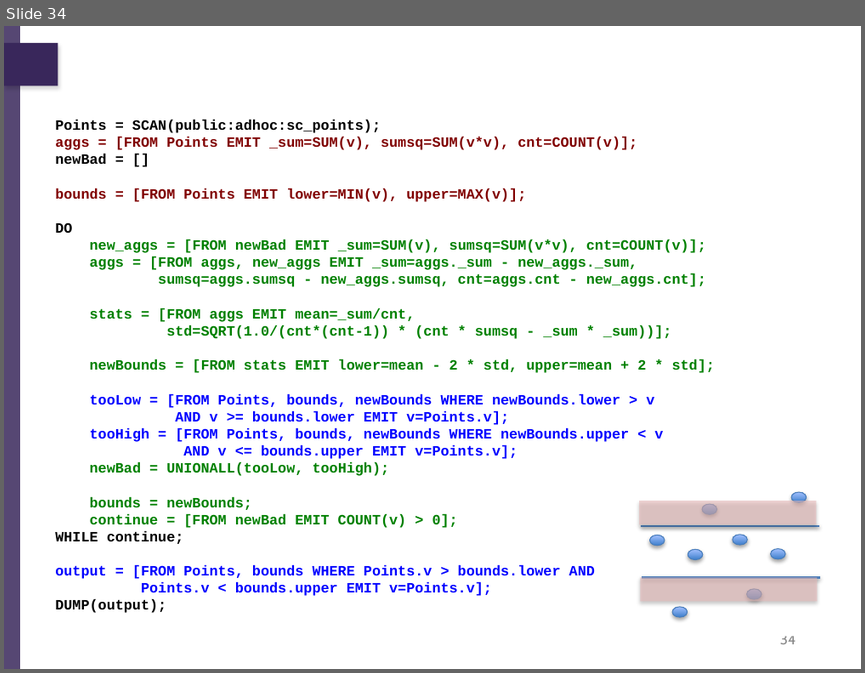
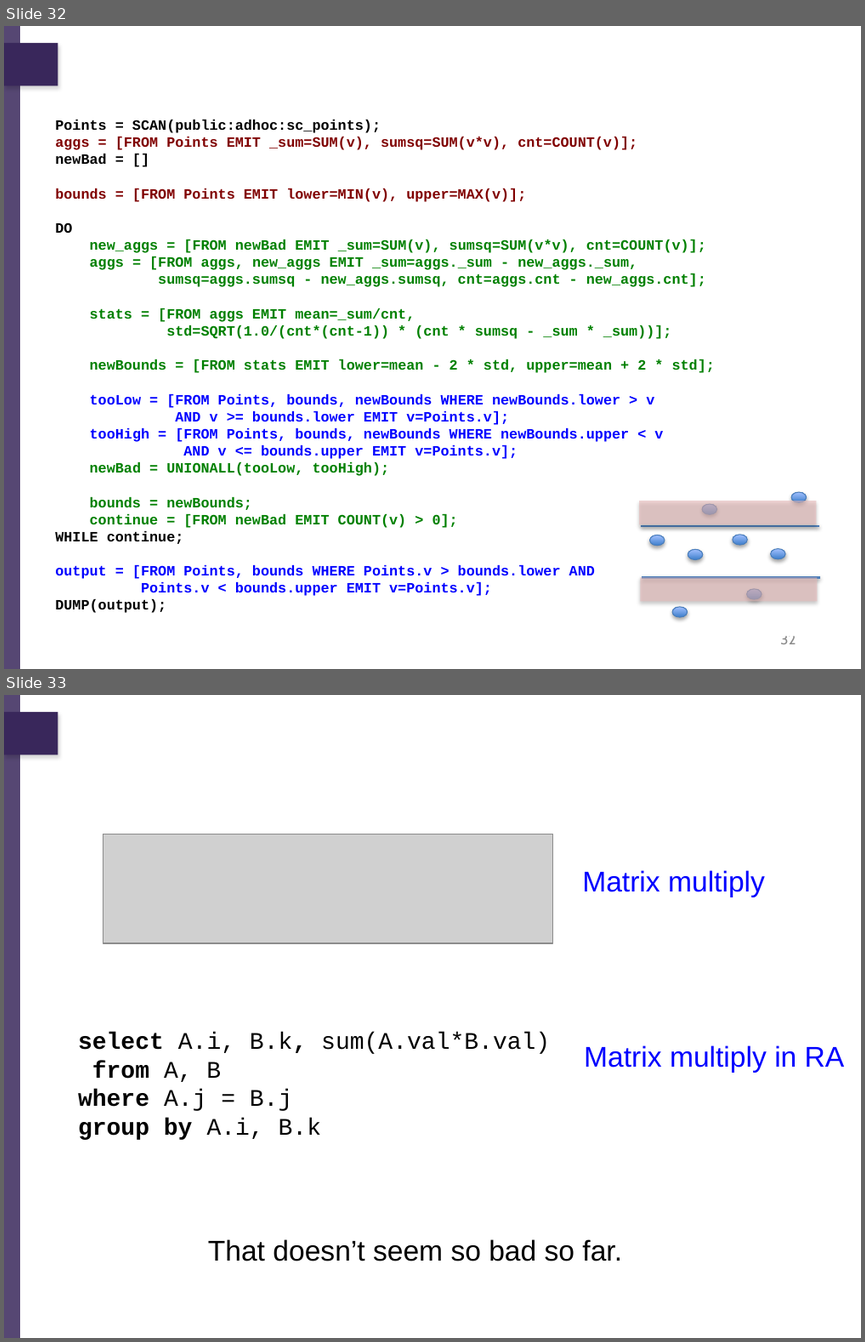
Before and after one commit to billhowe/datasci_course_materials, a slide deck: day1_data_management/part1_relational/03_relational_data_science.pptx. Shown one above the other, each under a label of ours: slide 34 before the commit, slides 32 and 33 after it. The pictures are 865x673 and 865x1342 pixels, drawn with LibreOffice and Linux fonts; fonts in the diff are those of the drawing; grey boxes stand for pictures; background and template pictures are left out. Boxes give left, top, right and bottom in pixels: in the first picture for what was removed or moved away, otherwise in the second. Text is boxed around its words. In the diff, an @@ line names an element or a change of style, - is before the commit and + after.

```diff
--- a/day1_data_management/part1_relational/03_relational_data_science.pptx
+++ b/day1_data_management/part1_relational/03_relational_data_science.pptx
@@ slide 33 added at <box>4,695,861,1338</box>, background #FFFFFF; not listed: 2 template elements that a slide beside it also shows @@
@@ picture added at <box>103,834,552,943</box> @@
@@ text added at <box>582,870,765,897</box>, 24 pt, text #0000FF @@
+Matrix multiply
@@ text added at <box>78,1032,550,1140</box>, 20 pt, text #000000 @@
+select A.i, B.k, sum(A.val*B.val)
+from A, B
+where A.j = B.j
+group by A.i, B.k
@@ text added at <box>584,1045,845,1072</box>, 24 pt, text #0000FF @@
+Matrix multiply in RA
@@ text added at <box>208,1239,622,1261</box>, 24 pt, text #000000 @@
+That doesn’t seem so bad so far.
@@ what was slide 34 is now slide 32 @@
@@ page number at <box>780,635,795,644</box>: text changed @@
-34
+32
```
Also in this commit, not shown: 17 slides changed, 5 other slides added, 5 slides removed, 39 other files.
